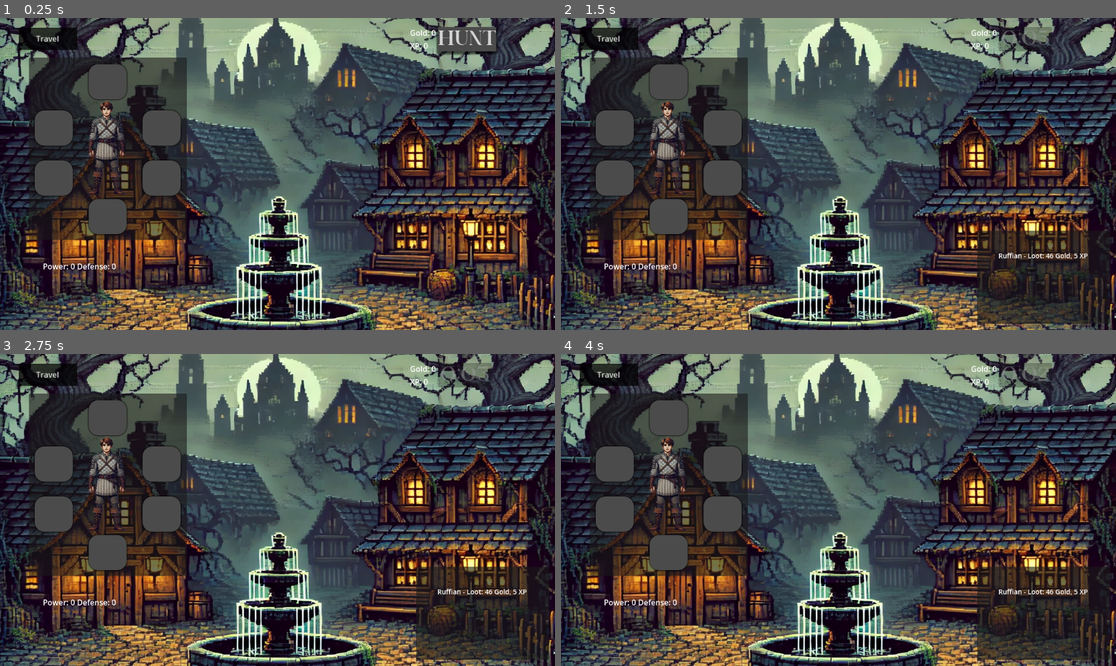
Above: before the commit, frames 1-4 (two rows, left to right).
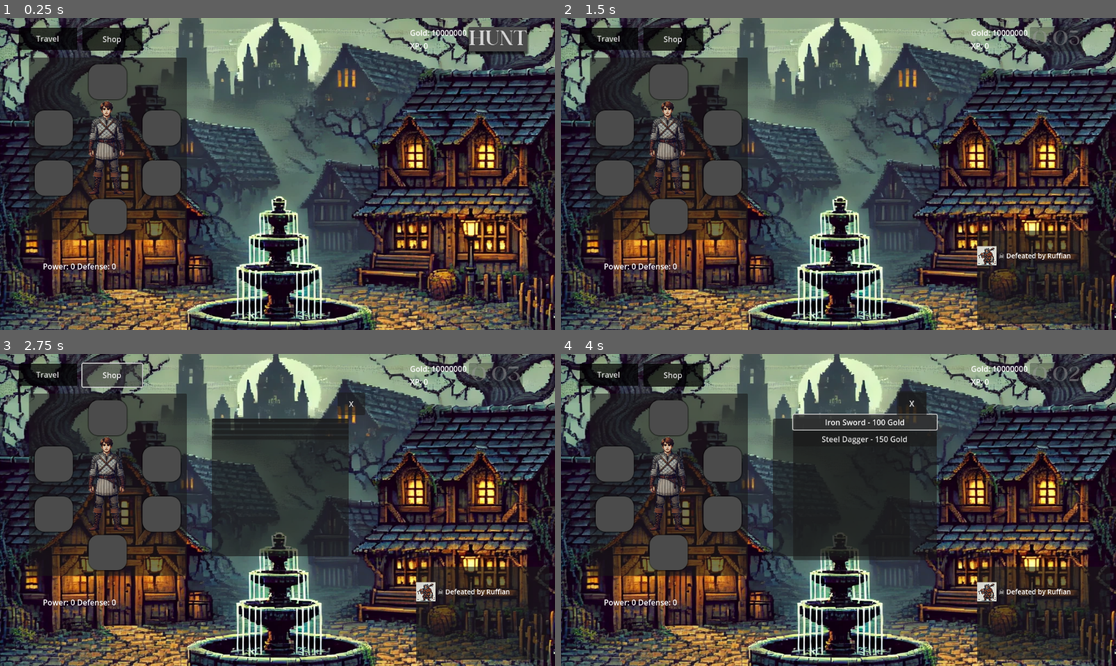
Above: after the commit, the same moments.

Repository: yoshg/GraveBound
Game: Godot game, scene res://Main_menu.tscn
Two runs of this game, one before a commit and one after it. Both use one fixed random seed, a clock stepped at 60 frames per second and the inputs below.
Inputs (mouse positions are in pixels of both pictures, inside the frame that each line leads up to):
- Up to frame 1 (0.25 s): no input
- Up to frame 2 (1.5 s): click "Hunt" at 0.5 s; click "X" at 1.25 s
- Up to frame 3 (2.75 s): click (111, 375) at 2 s, where only the run after the commit has a clickable "Shop"
- Up to frame 4 (4 s): click (844, 419) at 2.77 s; click (866, 422) at 3.5 s, where only the run after the commit has a clickable "Iron Sword - 100 Gold"

The runs differ from the first frame. In frame 1, 1.7% of the frame differs, in the area x 14-96%, y 2-12%; in frame 2, 1.5%; in frame 3, 11%; in frame 4, 14%, in the area x 14-95%, y 2-80%.

Commit message:
Add files via upload

Diff:
--- a/EquipmentMenu.gd
+++ b/EquipmentMenu.gd
@@ -78,7 +78,7 @@
 
 		# **Make the item selectable**
 		var select_button = Button.new()
-		select_button.text = "Equip " + item["name"]
+		select_button.text = item["name"]
 		select_button.connect("pressed", Callable(self, "_on_item_selected").bind(item))
 		item_container.add_child(select_button)
 
--- a/HUD.gd
+++ b/HUD.gd
@@ -7,11 +7,13 @@
 @onready var background = find_child("TextureRect")  # Get background texture
 @onready var travel_menu = $TravelMenu  # Popup menu for locations
 @onready var travel_vbox = $TravelMenu/Panel/VBoxContainer  # VBox inside popup
+@onready var inventory_list = $InventoryPanel/VBoxContainer  # Add this node in UI
 
 # Background images for locations
 var locations = {
 	"Mayflower": "res://assets/backgrounds/mayflower.png",
-	"Cave Entrance": "res://assets/backgrounds/cave_entrance.png"
+	"Cave": "res://assets/backgrounds/cave_entrance.png",
+
 }
 
 # **Ensure _update_background is properly defined**
@@ -95,3 +97,22 @@
 
 func _on_travel_button_pressed() -> void:
 	pass # Replace with function body.
+
+func _update_inventory_display():
+	if not inventory_list:
+		print("Error: Inventory panel not found!")
+		return
+
+	# Clear old items
+	for child in inventory_list.get_children():
+		child.queue_free()
+
+	# Display current inventory
+	for category in GameManager.inventory.keys():
+		for item in GameManager.inventory[category]:
+			var item_button = Button.new()
+			item_button.text = "%s (%s)" % [item.name, category.capitalize()]
+			item_button.connect("pressed", Callable(self, "_equip_item").bind(category, item))
+			inventory_list.add_child(item_button)
+
+	print("Inventory updated:", GameManager.inventory)
--- a/HuntResultDisplay.gd
+++ b/HuntResultDisplay.gd
@@ -6,44 +6,52 @@
 @onready var enemy_graphic = get_node("MainVbox/EnemyGraphic")  # TextureRect for the enemy image
 @onready var gold_label = get_node("MainVbox/GoldXPContainer/GoldLabel")
 @onready var xp_label = get_node("MainVbox/GoldXPContainer/XPLabel")
-@onready var close_button = get_node(".")
+@onready var close_button = get_node("CloseButton")
 
 func _ready():
 	hide()
-	# Connect to the hunt_reset signal
 	GameManager.connect("hunt_reset", Callable(self, "_on_hunt_reset"))
 	close_button.connect("pressed", Callable(self, "_on_close_pressed"))
-	# Set custom colors
 
 func show_result(result: Dictionary) -> void:
-	enemy_label.text = "Encountered: " + result.enemy_name
+	if result.is_empty() or not result.has("enemy_name"):
+		print_debug("Error: Invalid result received in HuntResultDisplay:", result)
+		enemy_label.text = "Error: No enemy data."
+		stats_label.text = "Could not fetch enemy stats."
+		rewards_label.text = "Something went wrong with the battle."
+		enemy_graphic.texture = null
+		show()
+		return
+
+	# Set basic text values
+	enemy_label.text = result.enemy_name
 	stats_label.text = "%s Power: %d | Defense: %d" % [result.enemy_name, result.enemy_power, result.enemy_defense]
 
+	# Set battle result message
 	if result.enemy_defeated and not result.player_defeated:
-			rewards_label.text = "Victory! Gained %d Gold and %d XP" % [result.gold_drop, result.xp_drop]
+		rewards_label.text = "Victory! Gained %d Gold and %d XP" % [result.gold_drop, result.xp_drop]
 	elif result.player_defeated and not result.enemy_defeated:
 		rewards_label.text = "Defeat! You were overwhelmed."
 	elif result.enemy_defeated and result.player_defeated:
-			rewards_label.text = "Both perished in battle..."
+		rewards_label.text = "Both perished in battle..."
 	else:
 		rewards_label.text = "The battle was inconclusive."
 
-	show()  # Make sure the result panel is visible
-	enemy_graphic.texture = null
+	# Display gold and XP rewards
+	gold_label.text = "%d Gold" % result.gold_drop
+	xp_label.text = "%d XP" % result.xp_drop
 
-	# Set the enemy graphic (assuming GameManager has the enemy_images dictionary)
+	# Display the enemy image
 	if result.enemy_name in GameManager.enemy_images:
 		enemy_graphic.texture = GameManager.enemy_images[result.enemy_name]
 		enemy_graphic.show()
 	else:
 		enemy_graphic.texture = null
 
+	show()  # Show the panel
+
 func _on_hunt_reset() -> void:
 	hide()  # Hides the panel instead of deleting it
 
 func _on_close_pressed() -> void:
 	hide()  # Allows the player to close it manually
-
-
-func _on_close_button_pressed() -> void:
-	hide()
--- a/Main_menu.gd
+++ /dev/null
@@ -1,52 +0,0 @@
-extends Node
-
-signal hunt_reset
-
-# Player stats
-var player_gold: int = 0
-var player_experience: int = 0
-var player_power: int = 100
-var player_defense: int = 100
-
-var enemy_images = {
-	"Goblin": preload("res://images/goblin.png"),
-	"Orc": preload("res://images/orc.png"),
-	"Bandit": preload("res://images/bandit.png"),
-	"Wolf": preload("res://images/wolf.png"),
-	"Dark Knight": preload("res://images/dark_knight.png")
-}
-
-func hunt() -> Dictionary:
-	# Generate random enemy
-	var enemy_name = get_random_enemy_name()
-	var enemy_power = randi_range(50, 150)
-	var enemy_defense = randi_range(50, 150)
-
-	# Loot
-	var gold_drop = randi_range(10, 50)
-	var xp_drop = randi_range(5, 20)
-
-	# Combat logic
-	var enemy_defeated = player_power > enemy_defense
-	var player_defeated = enemy_power > player_defense
-
-	var result = {
-		"enemy_name": enemy_name,
-		"enemy_power": enemy_power,
-		"enemy_defense": enemy_defense,
-		"enemy_defeated": enemy_defeated,
-		"player_defeated": player_defeated,
-		"gold_drop": gold_drop,
-		"xp_drop": xp_drop
-	}
-
-	# If player wins, reward them
-	if enemy_defeated and not player_defeated:
-		player_gold += gold_drop
-		player_experience += xp_drop
-
-	return result
-
-func get_random_enemy_name() -> String:
-	var enemy_list = ["Goblin", "Orc", "Bandit", "Wolf", "Dark Knight"]
-	return enemy_list[randi() % enemy_list.size()]
--- a/Main_menu.tscn
+++ b/Main_menu.tscn
@@ -1,8 +1,9 @@
-[gd_scene load_steps=14 format=3 uid="uid://b35gdu3sam2dd"]
+[gd_scene load_steps=16 format=3 uid="uid://b35gdu3sam2dd"]
 
 [ext_resource type="Script" path="res://HUD.gd" id="1_4jmjs"]
 [ext_resource type="Script" path="res://HuntButton.gd" id="3_wxwgq"]
 [ext_resource type="Script" path="res://HuntResultDisplay.gd" id="5_6acxs"]
+[ext_resource type="Script" path="res://Shop.gd" id="6_gbdq2"]
 [ext_resource type="FontFile" uid="uid://bgfqf10ynpro1" path="res://assets/fonts/VIRUST.ttf" id="6_ndfnc"]
 [ext_resource type="Script" path="res://combat_log.gd" id="6_o5drk"]
 [ext_resource type="Script" path="res://AvatarMenu.gd" id="7_wne5q"]
@@ -14,6 +15,9 @@
 [sub_resource type="StyleBoxFlat" id="StyleBoxFlat_7qf2c"]
 bg_color = Color(0, 0, 0, 0.737255)
 
+[sub_resource type="StyleBoxFlat" id="StyleBoxFlat_wrgfk"]
+bg_color = Color(0, 0, 0, 0.741176)
+
 [sub_resource type="StyleBoxFlat" id="StyleBoxFlat_dgssb"]
 bg_color = Color(0.294118, 0.294118, 0.294118, 1)
 shadow_size = 5
@@ -56,6 +60,15 @@
 offset_bottom = 66.0
 theme_override_styles/normal = SubResource("StyleBoxFlat_7qf2c")
 text = "Travel"
+
+[node name="ShopButton" type="Button" parent="HUD"]
+layout_mode = 0
+offset_left = 171.0
+offset_top = 20.0
+offset_right = 295.0
+offset_bottom = 68.0
+theme_override_styles/normal = SubResource("StyleBoxFlat_wrgfk")
+text = "Shop"
 
 [node name="MainHbox" type="HBoxContainer" parent="HUD"]
 layout_mode = 0
@@ -101,20 +114,18 @@
 
 [node name="MainVbox" type="VBoxContainer" parent="HUD/HuntResultDisplay"]
 layout_mode = 0
-offset_left = 11.0
-offset_top = 12.0
-offset_right = 103.0
-offset_bottom = 120.0
+offset_right = 92.0
+offset_bottom = 108.0
 
 [node name="EnemyLabel" type="Label" parent="HUD/HuntResultDisplay/MainVbox"]
 layout_mode = 2
 
+[node name="EnemyGraphic" type="TextureRect" parent="HUD/HuntResultDisplay/MainVbox"]
+layout_mode = 2
+expand_mode = 3
+
 [node name="StatsLabel" type="Label" parent="HUD/HuntResultDisplay/MainVbox"]
 layout_mode = 2
-
-[node name="EnemyGraphic" type="TextureRect" parent="HUD/HuntResultDisplay/MainVbox"]
-layout_mode = 2
-expand_mode = 5
 
 [node name="RewardsLabel" type="Label" parent="HUD/HuntResultDisplay/MainVbox"]
 layout_mode = 2
@@ -182,6 +193,65 @@
 offset_right = 40.0
 offset_bottom = 40.0
 
+[node name="ShopMenu" type="Panel" parent="HUD"]
+layout_mode = 0
+offset_left = 440.0
+offset_top = 134.0
+offset_right = 724.0
+offset_bottom = 420.0
+script = ExtResource("6_gbdq2")
+
+[node name="CloseButton" type="Button" parent="HUD/ShopMenu"]
+layout_mode = 0
+offset_left = 261.0
+offset_top = -54.0
+offset_right = 318.0
+offset_bottom = -7.0
+text = "X"
+
+[node name="CategoriesContainer" type="VBoxContainer" parent="HUD/ShopMenu"]
+layout_mode = 1
+anchors_preset = 15
+anchor_right = 1.0
+anchor_bottom = 1.0
+grow_horizontal = 2
+grow_vertical = 2
+
+[node name="WeaponsButton" type="Button" parent="HUD/ShopMenu/CategoriesContainer"]
+layout_mode = 2
+
+[node name="ArmorButton" type="Button" parent="HUD/ShopMenu/CategoriesContainer"]
+layout_mode = 2
+
+[node name="CharmsButton" type="Button" parent="HUD/ShopMenu/CategoriesContainer"]
+layout_mode = 2
+
+[node name="GreasesButton" type="Button" parent="HUD/ShopMenu/CategoriesContainer"]
+layout_mode = 2
+
+[node name="ShopSubMenu" type="Panel" parent="HUD/ShopMenu"]
+layout_mode = 0
+offset_left = 42.0
+offset_top = -8.0
+offset_right = 340.0
+offset_bottom = 294.0
+
+[node name="ItemListContainer" type="VBoxContainer" parent="HUD/ShopMenu/ShopSubMenu"]
+layout_mode = 1
+anchors_preset = 15
+anchor_right = 1.0
+anchor_bottom = 1.0
+grow_horizontal = 2
+grow_vertical = 2
+
+[node name="BackButton" type="Button" parent="HUD/ShopMenu/ShopSubMenu"]
+layout_mode = 0
+offset_left = 215.0
+offset_top = -49.0
+offset_right = 277.0
+offset_bottom = 2.0
+text = "X"
+
 [node name="AvatarMenu" type="Panel" parent="."]
 layout_mode = 0
 offset_left = 60.0
@@ -220,9 +290,9 @@
 grow_horizontal = 2
 grow_vertical = 2
 mouse_force_pass_scroll_events = false
-theme_override_styles/hover = ExtResource("8_ymxjg")
-theme_override_styles/pressed = ExtResource("8_ymxjg")
-theme_override_styles/normal = ExtResource("8_ymxjg")
+theme_override_styles/normal = ExtResource("8_ymxjg")
+theme_override_styles/hover = ExtResource("8_ymxjg")
+theme_override_styles/pressed = ExtResource("8_ymxjg")
 icon_alignment = 1
 expand_icon = true
 
@@ -238,9 +308,9 @@
 offset_bottom = 95.83
 grow_horizontal = 2
 grow_vertical = 2
-theme_override_styles/hover = ExtResource("8_ymxjg")
-theme_override_styles/pressed = ExtResource("8_ymxjg")
-theme_override_styles/normal = ExtResource("8_ymxjg")
+theme_override_styles/normal = ExtResource("8_ymxjg")
+theme_override_styles/hover = ExtResource("8_ymxjg")
+theme_override_styles/pressed = ExtResource("8_ymxjg")
 icon_alignment = 1
 expand_icon = true
 
@@ -256,9 +326,9 @@
 offset_bottom = 95.83
 grow_horizontal = 2
 grow_vertical = 2
-theme_override_styles/hover = ExtResource("8_ymxjg")
-theme_override_styles/pressed = ExtResource("8_ymxjg")
-theme_override_styles/normal = ExtResource("8_ymxjg")
+theme_override_styles/normal = ExtResource("8_ymxjg")
+theme_override_styles/hover = ExtResource("8_ymxjg")
+theme_override_styles/pressed = ExtResource("8_ymxjg")
 icon_alignment = 1
 expand_icon = true
 
@@ -274,9 +344,9 @@
 offset_bottom = 199.83
 grow_horizontal = 2
 grow_vertical = 2
-theme_override_styles/hover = ExtResource("8_ymxjg")
-theme_override_styles/pressed = ExtResource("8_ymxjg")
-theme_override_styles/normal = ExtResource("8_ymxjg")
+theme_override_styles/normal = ExtResource("8_ymxjg")
+theme_override_styles/hover = ExtResource("8_ymxjg")
+theme_override_styles/pressed = ExtResource("8_ymxjg")
 icon_alignment = 1
 expand_icon = true
 
@@ -292,9 +362,9 @@
 offset_bottom = 279.83
 grow_horizontal = 2
 grow_vertical = 2
-theme_override_styles/hover = ExtResource("8_ymxjg")
-theme_override_styles/pressed = ExtResource("8_ymxjg")
-theme_override_styles/normal = ExtResource("8_ymxjg")
+theme_override_styles/normal = ExtResource("8_ymxjg")
+theme_override_styles/hover = ExtResource("8_ymxjg")
+theme_override_styles/pressed = ExtResource("8_ymxjg")
 icon_alignment = 1
 expand_icon = true
 
@@ -310,9 +380,9 @@
 offset_bottom = 199.83
 grow_horizontal = 2
 grow_vertical = 2
-theme_override_styles/hover = ExtResource("8_ymxjg")
-theme_override_styles/pressed = ExtResource("8_ymxjg")
-theme_override_styles/normal = ExtResource("8_ymxjg")
+theme_override_styles/normal = ExtResource("8_ymxjg")
+theme_override_styles/hover = ExtResource("8_ymxjg")
+theme_override_styles/pressed = ExtResource("8_ymxjg")
 icon_alignment = 1
 expand_icon = true
 
--- /dev/null
+++ b/Shop.gd
@@ -0,0 +1,153 @@
+extends Panel
+
+@onready var shop_menu = $"."
+@onready var shop_button = $"../ShopButton"
+@onready var close_button = $CloseButton
+@onready var categories_container = $CategoriesContainer
+@onready var weapons_button = $CategoriesContainer/WeaponsButton
+@onready var armor_button = $CategoriesContainer/ArmorButton
+@onready var charms_button = $CategoriesContainer/CharmsButton
+@onready var greases_button = $CategoriesContainer/GreasesButton
+@onready var shop_submenu = $ShopSubMenu
+@onready var item_list_container = $ShopSubMenu/ItemListContainer
+@onready var back_button = $ShopSubMenu/BackButton
+
+# Sample shop inventory
+var shop_inventory = {
+	"Weapons": [
+		{name = "Iron Sword", price = 100, icon_path = "res://assets/weapons/ironsword.png", stats = {"attack": {"Slash": 10, "Pierce": 5, "Blunt": 2}}},
+		{name = "Steel Dagger", price = 150, icon_path = "res://assets/weapons/steeldagger.png", stats = {"attack": {"Slash": 12, "Pierce": 8}}}
+	],
+	"Armor": [
+		{name = "Iron Helmet", price = 80, icon_path = "res://assets/armor/ironhelmet.png", stats = {"flat_defense": 5, "resistances": {"Blunt": 0.1, "Slash": 0.05}}},
+		{name = "Bronze Breastplate", price = 200, icon_path = "res://assets/armor/bronze_breastplate.png", stats = {"flat_defense": 10, "resistances": {"Slash": 0.2, "Pierce": 0.1}}}
+	],
+	"Charms": [
+		{name = "Fire Charm", price = 120, icon_path = "res://assets/charms/firecharm.png", stats = {}},
+		{name = "Water Charm", price = 150, icon_path = "res://assets/charms/watercharm.png", stats = {}}
+	],
+	"Greases": [
+		{name = "Poison Grease", price = 50, icon_path = "res://assets/greases/poisongrease.png", stats = {}},
+		{name = "Flame Grease", price = 60, icon_path = "res://assets/greases/flamegrease.png", stats = {}}
+	]
+}
+
+
+func _ready():
+	shop_menu.hide()
+	shop_submenu.hide()
+
+	shop_button.connect("pressed", Callable(self, "_toggle_shop"))
+	close_button.connect("pressed", Callable(self, "_toggle_shop"))
+	back_button.connect("pressed", Callable(self, "_return_to_categories"))
+
+	weapons_button.connect("pressed", Callable(self, "_show_shop_items").bind("Weapons"))
+	armor_button.connect("pressed", Callable(self, "_show_shop_items").bind("Armor"))
+	charms_button.connect("pressed", Callable(self, "_show_shop_items").bind("Charms"))
+	greases_button.connect("pressed", Callable(self, "_show_shop_items").bind("Greases"))
+
+func _toggle_shop():
+	shop_menu.visible = not shop_menu.visible
+
+func _return_to_categories():
+	shop_submenu.hide()
+	categories_container.show()
+
+func _show_shop_items(category: String):
+	# Clear previous items
+	for child in item_list_container.get_children():
+		child.queue_free()
+
+	# Show items from selected category
+	for item in shop_inventory[category]:
+		var item_button = Button.new()
+		item_button.text = "%s - %d Gold" % [item.name, item.price]
+		item_button.connect("pressed", Callable(self, "_attempt_purchase").bind(category, item))
+		item_list_container.add_child(item_button)
+
+	categories_container.hide()
+	shop_submenu.show()
+
+func equip_item(slot: String, item: Dictionary):
+	print_debug("Equipping:", item["name"], "to slot:", slot)
+
+	# Store in GameManager
+	GameManager.equipped_items[slot] = {
+		"name": item.get("name", ""),
+		"icon_path": item.get("icon_path", ""),
+		"flat_defense": item.get("stats", {}).get("flat_defense", 0),
+		"resistances": item.get("stats", {}).get("resistances", {}),
+		"attack": item.get("attack", {})  # Ensure attack key exists
+	}
+
+	# Apply the item's defense and resistances
+	GameManager.player_defense += GameManager.equipped_items[slot]["flat_defense"]
+
+	# Debugging: Check if defense is applied correctly
+	print_debug("Updated Defense:", GameManager.player_defense)
+
+	if GameManager.equipped_items[slot].has("resistances"):
+		for attack_type in GameManager.equipped_items[slot]["resistances"]:
+			GameManager.player_resistances[attack_type] += GameManager.equipped_items[slot]["resistances"][attack_type]
+
+	# Ensure weapon attack is applied correctly
+	if slot == "weapon":
+		var attack_values = GameManager.equipped_items[slot].get("attack", {})
+		if attack_values:
+			for attack_type in attack_values:
+				print_debug("Weapon Attack:", attack_type, "=", attack_values[attack_type])
+		else:
+			print_debug("Equipped weapon has no attack values.")
+func _attempt_purchase(category: String, item: Dictionary):
+	# Map shop categories to correct inventory slots
+	var category_to_slot = {
+		"Weapons": "weapon",
+		"Armor": "",  # Will determine based on item name
+		"Charms": "charms",
+		"Greases": "greases"
+	}
+
+	# Special handling for armor (since it has multiple slots)
+	if category == "Armor":
+		var name_lower = item.name.to_lower()
+		if "helmet" in name_lower:
+			category_to_slot["Armor"] = "helmet"
+		elif "breastplate" in name_lower or "chest" in name_lower:
+			category_to_slot["Armor"] = "breastplate"
+		elif "gloves" in name_lower:
+			category_to_slot["Armor"] = "gloves"
+		elif "greaves" in name_lower or "leggings" in name_lower:
+			category_to_slot["Armor"] = "greaves"
+		elif "boots" in name_lower or "shoes" in name_lower:
+			category_to_slot["Armor"] = "shoes"
+
+	var slot = category_to_slot.get(category, "")
+
+	# Ensure valid inventory slot
+	if slot == "" or not slot in GameManager.inventory:
+		print("Error: Invalid inventory slot:", slot)
+		return
+
+	# Prevent duplicate purchases of non-stackable items
+	for existing_item in GameManager.inventory[slot]:
+		if existing_item.name == item.name:
+			print("You already own:", item.name)
+			return
+
+	# Deduct gold and add item
+	if GameManager.player_gold >= item.price:
+		GameManager.player_gold -= item.price
+
+		# Ensure correct format
+		var item_to_add = {
+			"name": item.name,
+			"icon_path": item.icon_path,
+			"stats": item.get("stats", {}),  # Default to empty stats if not provided
+			"attack": item.get("attack", {})  # Ensure attack key exists
+		}
+
+		GameManager.add_item(slot, item_to_add)  # Store in inventory
+		GameManager.emit_signal("stats_updated")  # Refresh UI
+		print("Purchased:", item.name)
+	else:
+		print("Not enough gold to buy", item.name)
--- a/combat_log.gd
+++ b/combat_log.gd
@@ -13,7 +13,7 @@
 func _add_fight_log(result: Dictionary):
 	show()  # Make the panel visible when a fight is logged
 
-# Log Entry Container
+	# Log Entry Container
 	var log_entry = HBoxContainer.new()
 	log_entry.custom_minimum_size = Vector2(250, 50)  # Set a fixed row height
 	log_entry.size_flags_horizontal = Control.SIZE_EXPAND_FILL  # Make sure it expands horizontally
@@ -25,8 +25,7 @@
 	thumbnail.stretch_mode = TextureRect.STRETCH_KEEP_ASPECT_CENTERED
 	thumbnail.expand_mode = TextureRect.EXPAND_FIT_WIDTH_PROPORTIONAL
 	thumbnail.size_flags_horizontal = Control.SIZE_SHRINK_CENTER  # Prevent stretching
-	thumbnail.size_flags_vertical = Control.SIZE_SHRINK_CENTER  # Prevent stretchingCT_CENTERED
-
+	thumbnail.size_flags_vertical = Control.SIZE_SHRINK_CENTER  # Prevent stretching
 
 	# Ensure the image exists before assigning
 	if result.enemy_name in GameManager.enemy_images:
@@ -37,12 +36,19 @@
 
 	# Enemy Info Label
 	var log_text = Label.new()
-	log_text.text = "%s - Loot: %d Gold, %d XP" % [
-		result.enemy_name, result.gold_drop, result.xp_drop
-	]
+	if result.player_defeated:
+		# Player lost, only show defeat message
+		log_text.text = "☠️ Defeated by %s" % result.enemy_name
+	else:
+		# Player won, show loot and XP
+		log_text.text = "%s - Loot: %d Gold, %d XP" % [
+			result.enemy_name, result.gold_drop, result.xp_drop
+		]
+
 	log_text.size_flags_horizontal = Control.SIZE_EXPAND_FILL
 	log_text.add_theme_font_size_override("font_size", 14)  # Increase readability
 	print("Log entry added:", log_text.text)
+
 	# Add elements to entry
 	log_entry.add_child(thumbnail)
 	log_entry.add_child(log_text)
--- a/game_manager.gd
+++ b/game_manager.gd
@@ -11,7 +11,7 @@
 
 
 # Player stats
-var player_gold: int = 0
+var player_gold: int = 10000000
 var player_experience: int = 0
 var player_strength: int = 100
 var player_defense: int = 100
@@ -23,17 +23,34 @@
 	"Orc": preload("res://images/orc.png"),
 	"Bandit": preload("res://images/bandit.png"),
 	"Wolf": preload("res://images/wolf.png"),
-	"Dark Knight": preload("res://images/dark_knight.png")
+	"Dark Knight": preload("res://images/dark_knight.png"),
+	"Ruffian": preload("res://images/ruffian.png"),
+	"Thief": preload("res://images/thief.png")
 }
 
 func hunt() -> Dictionary:
 	# Generate a random enemy
 	var enemy_data = get_random_enemy()
-	if enemy_data.is_empty():
-		print_debug("Error: No enemy found!")
+	print("Selected enemy:", enemy_data)  # Debug output
+
+	if enemy_data.is_empty() or not enemy_data.has("name"):
+		print_debug("Error: No valid enemy found!")
+		return {
+			"enemy_name": "Unknown Enemy",
+			"enemy_power": 0,
+			"enemy_defense": 0,
+			"enemy_defeated": false,
+			"player_defeated": false,
+			"gold_drop": 0,
+			"xp_drop": 0,
+			"loot": []
+		}
+	current_enemy = enemy_data  # Store the enemy for combat calculations
+
+	# Ensure `current_enemy` has a `name`
+	if not current_enemy.has("name"):
+		print_debug("Error: Current enemy is missing 'name':", current_enemy)
 		return {}
-
-	current_enemy = enemy_data  # Store the enemy for combat calculations
 
 	# ✅ Use fixed enemy power
 	var attack_power = calculate_effective_attack()
@@ -91,6 +108,8 @@
 
 
 func get_random_enemy() -> Dictionary:
+	print_debug("Current location in get_random_enemy():", current_location)
+
 	var enemies = {
 		"Mayflower": [
 			{"name": "Thief", "base_power": 50, "resistances": {"Slash": 1.0, "Blunt": 1.2}, "loot_table": LootTable.new({"Gold Pouch": {"chance": 0.5, "rarity": "Common"}})},
@@ -103,14 +122,25 @@
 	}
 
 	# Get enemies based on current location
-	var enemy_list = enemies.get(current_location, [])
-	if enemy_list.size() == 0:
-		print_debug("No enemies found for location: ", current_location)
+	if not enemies.has(current_location):
+		print_debug("Error: Location not found in enemy list:", current_location)
 		return {}
 
-	# Pick a random enemy from the list
-	return enemy_list[randi() % enemy_list.size()]
-
+	var enemy_list = enemies[current_location]
+	if enemy_list.is_empty():
+		print_debug("Error: No enemies found for location:", current_location)
+		return {}
+
+	# Pick a random enemy from the list and ensure it's valid
+	var selected_enemy = enemy_list[randi() % enemy_list.size()]
+	if not "name" in selected_enemy:
+		print_debug("Error: Enemy data missing 'name':", selected_enemy)
+		return {}
+
+	print_debug("Fetching enemy list for:", current_location)
+	print_debug("Enemy list contains:", enemy_list)
+
+	return selected_enemy
 
 func get_random_enemy_name() -> String:
 	var enemy_list = ["Goblin", "Orc", "Bandit", "Wolf", "Dark Knight"]
@@ -169,9 +199,9 @@
 		}
 	],
 
-	"gloves": [],
-
-	"greaves": [],
+	"charms": [],
+
+	"greases": [],
 
 	"shoes": [
 		{
@@ -278,11 +308,6 @@
 	print("Updated stats:", "Defense:", player_defense, "Power:",)
 
 
-func add_item(slot: String, item_data: Dictionary):
-	if slot in inventory:
-		inventory[slot].append(item_data)
-		print(item_data.name + " added to inventory!")
-
 # Apply stat changes when equipping items
 func apply_item_stats():
 	# Reset stats to base values
@@ -301,7 +326,7 @@
 	emit_signal("stats_updated")
 
 func change_location(new_location: String):
-	if new_location in ["Mayflower", "Cave Entrance"]:  # Ensure location is valid
+	if new_location in ["Mayflower", "Cave"]:  # Ensure location is valid
 		current_location = new_location
 		print("Traveled to:", current_location)
 		emit_signal("location_changed", current_location)  # Notify HUD
@@ -421,3 +446,34 @@
 	print_debug("Total Flat Defense:", total_flat_defense)
 
 	return total_flat_defense
+
+# Function to add an item to inventory
+func add_item(slot: String, item_data: Dictionary):
+	if slot in inventory:
+		# Prevent duplicate purchases for non-stackable items
+		for existing_item in inventory[slot]:
+			if existing_item.name == item_data.name:
+				print("Already own:", item_data.name)
+				return  # Stop duplicate purchases
+
+		# Add item to inventory dynamically
+		inventory[slot].append(item_data)
+		print(item_data.name + " added to inventory!")
+
+		emit_signal("stats_updated")  # Update inventory UI
+
+
+# Function to remove an item from inventory
+func remove_item(slot: String, item_name: String):
+	if slot in inventory:
+		for i in range(inventory[slot].size()):
+			var item = inventory[slot][i]
+			if item.name == item_name:
+				if "quantity" in item and item.quantity > 1:
+					item.quantity -= 1  # Reduce stack size
+					print(item_name + " quantity decreased!")
+				else:
+					inventory[slot].remove_at(i)  # Remove item completely
+					print(item_name + " removed from inventory!")
+				return
+	print("Item not found:", item_name)
--- a/project.godot
+++ b/project.godot
@@ -12,7 +12,7 @@
 
 config/name="GraveBound"
 run/main_scene="res://Main_menu.tscn"
-config/features=PackedStringArray("4.3", "GL Compatibility")
+config/features=PackedStringArray("4.0", "GL Compatibility")
 config/icon="res://icon.svg"
 
 [autoload]
